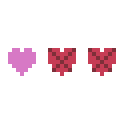
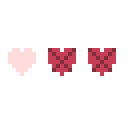
Revision of a layered 128 x 128 image; what changed, layer by layer:
painted on "Layer 1 copy" over [8, 48, 36, 76]
